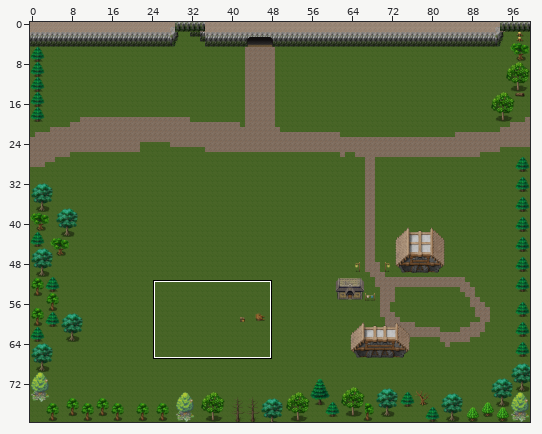
Two states of a Tiled map, VoyageQuest/src/res/Village.tmx. The first picture is a wide view before the edit; the outline marks the close-up.
Close-up. Before the commit:
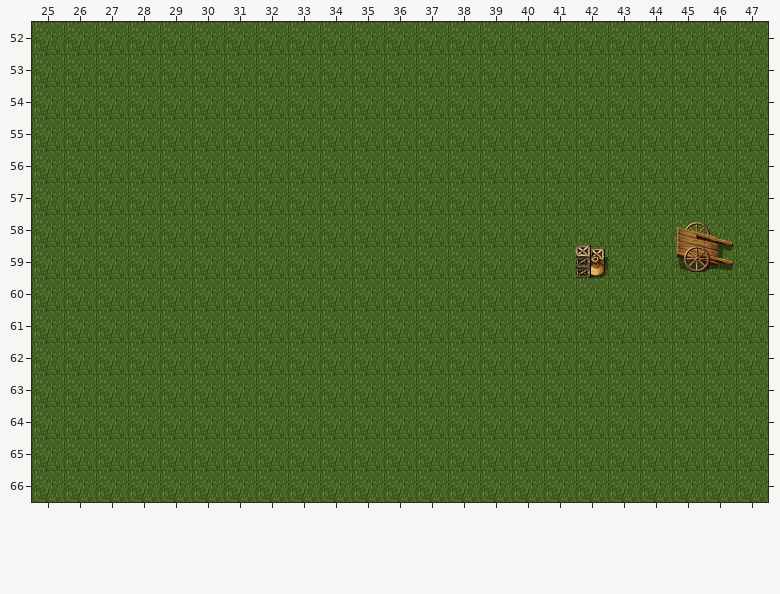
Cells are 64x64 px. Shown: x 25..47, y 52..66.
Once edited:
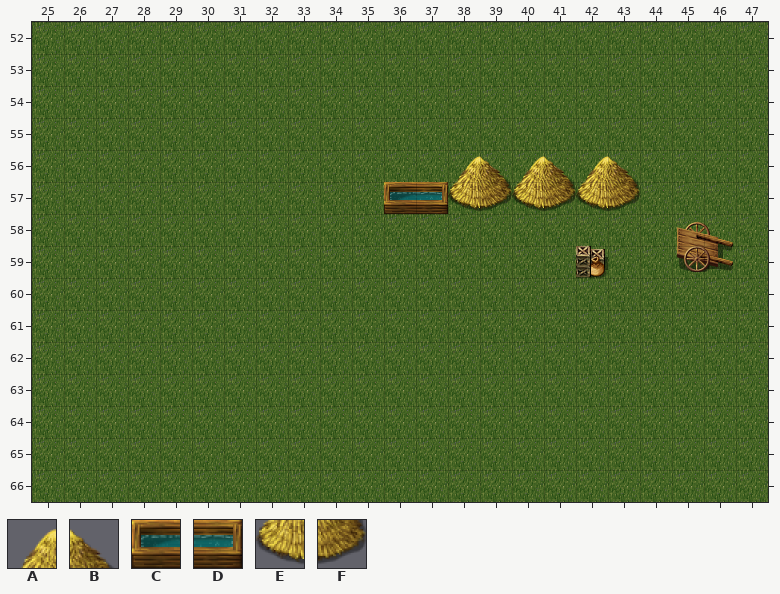
Key: from "celiannatilec": A 113, B 114, C 117, D 118, E 129, F 130.
_ is an empty cell.
Message: Got the "press-E-to-interact" to work and scripted some portals in the village map
Change:
Changed rows in their new state; . is an unchanged cell.
Layer "Building bottoms":
first column x 36:
56 ..ABABAB
57 CDEFEFEF
Pixel boxes of the changes (left, top, right, bottom) in both close-ups:
added: (384, 156, 640, 214)
